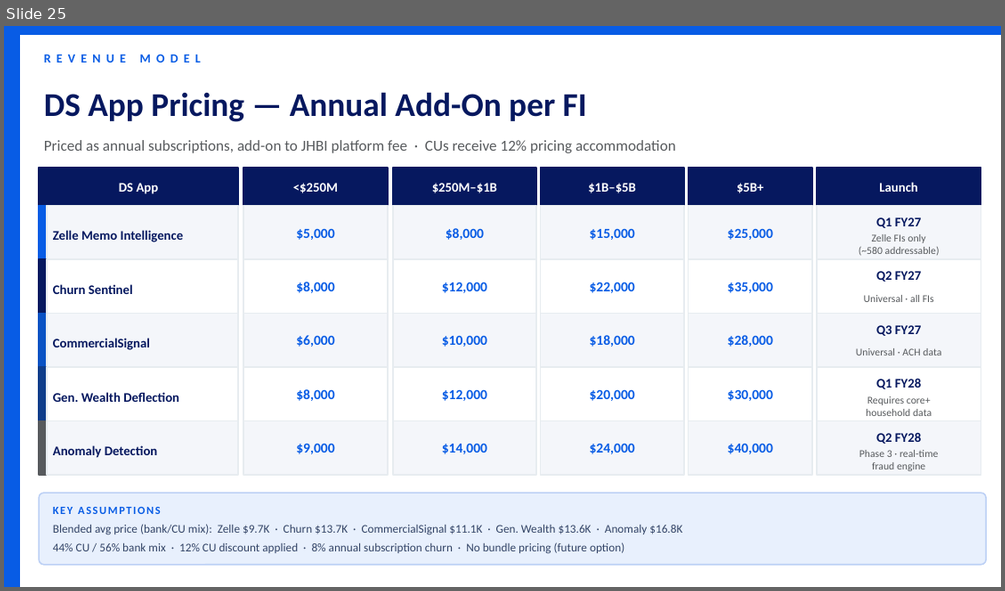
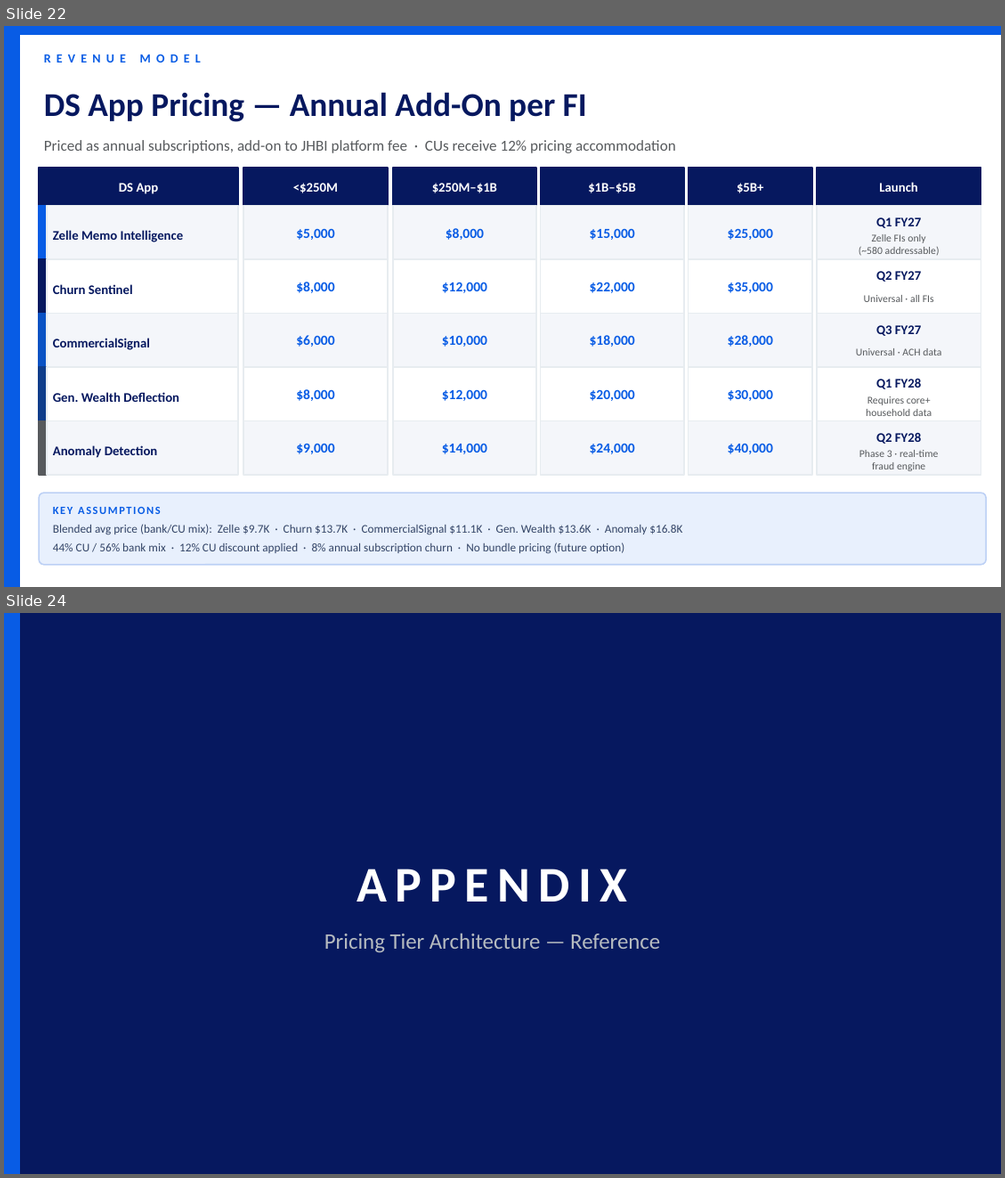
Before and after one commit to MonkeyWrenchGang/jhai_presentations, a slide deck: JH_DS_Strategy_JHBI.pptx. Shown one above the other, each under a label of ours: slide 25 before the commit, slides 22 and 24 after it; the slides between them are not shown. The pictures are 1005x591 and 1005x1178 pixels, drawn with LibreOffice and Linux fonts; fonts in the diff are those of the drawing. Boxes give left, top, right and bottom in pixels: in the first picture for what was removed or moved away, otherwise in the second. Text is boxed around its words. In the diff, an @@ line names an element or a change of style, - is before the commit and + after.

```diff
--- a/JH_DS_Strategy_JHBI.pptx
+++ b/JH_DS_Strategy_JHBI.pptx
@@ slide 24 added at box(4, 613, 1001, 1174), background #06185F @@
@@ rectangle added at box(4, 613, 19, 1173), fill #085CE5, outline #085CE5 1 pt @@
@@ text added at box(357, 868, 628, 901), 36 pt, text #FFFFFF, bold @@
+APPENDIX
@@ text added at box(324, 933, 660, 953), 16 pt, text #B6BBC0 @@
+Pricing Tier Architecture — Reference
@@ what was slide 25 is now slide 22 @@
```
Also in this commit, not shown: 7 slides changed, 1 other slide added, 3 slides removed, 3 other files.
